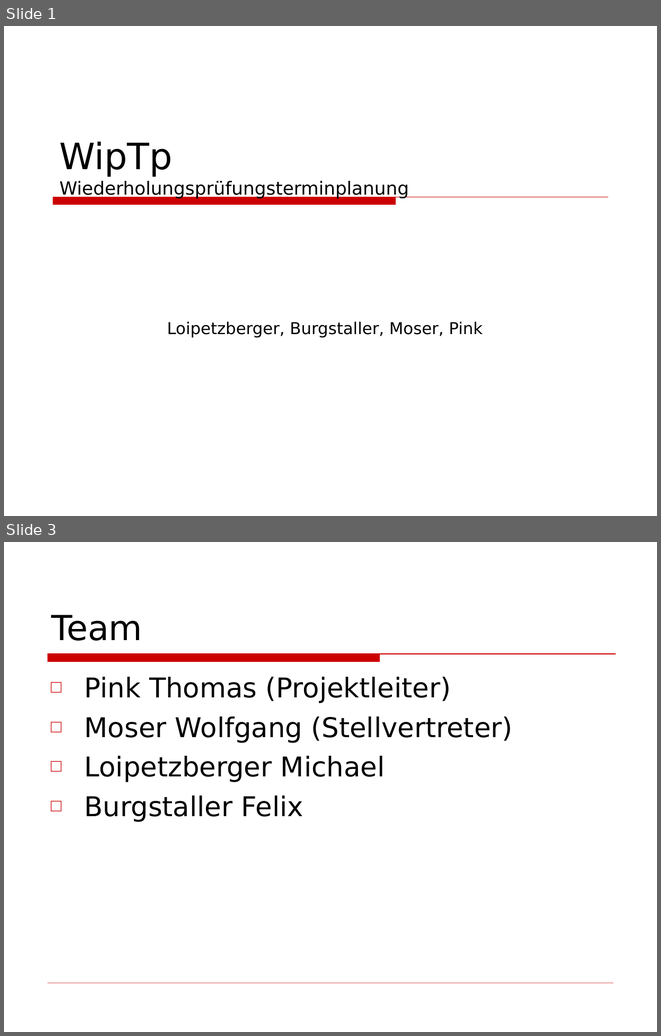
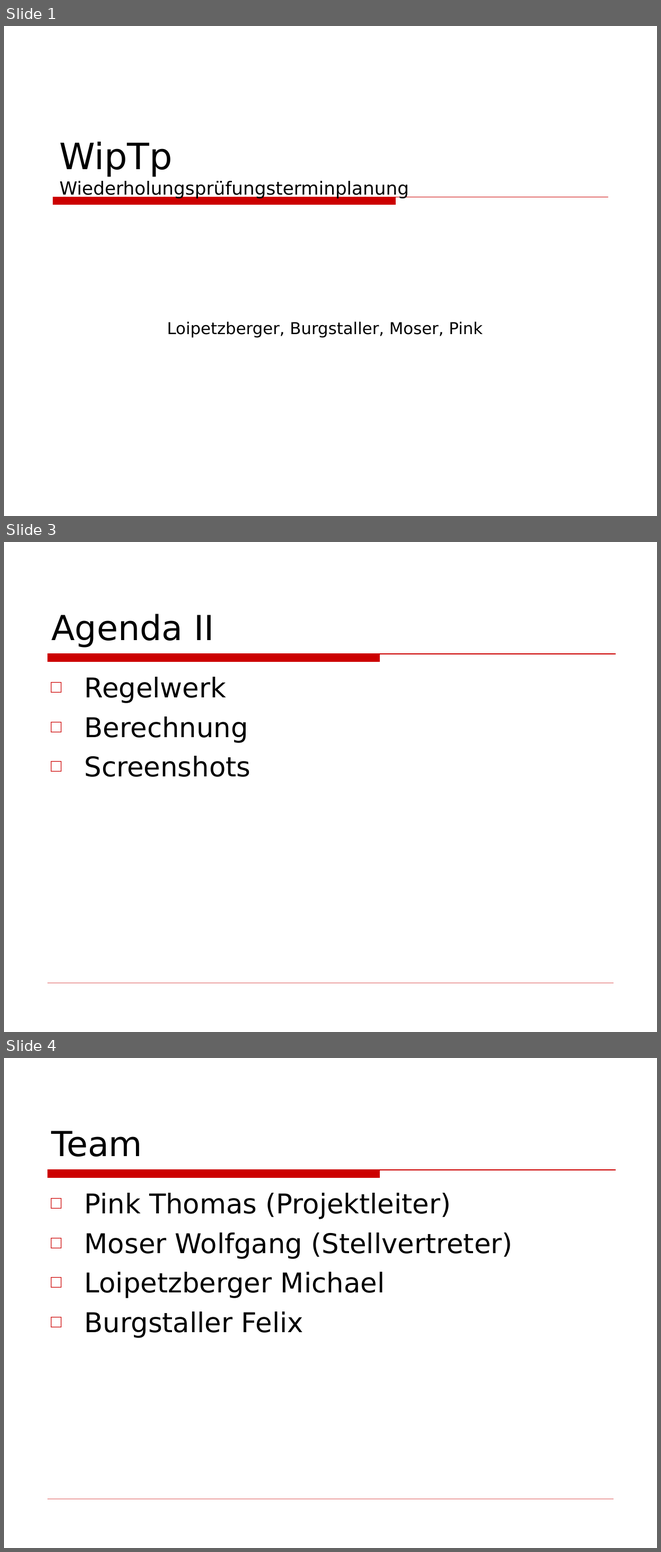
Before and after one commit to BackupTheBerlios/wiptp-svn, a slide deck: docs/Präsentation.ppt. Shown one above the other, each under a label of ours: slides 1 and 3 before the commit, slides 1, 3 and 4 after it; the slides between them are not shown. The pictures are 661x1036 and 661x1552 pixels, drawn with LibreOffice and Linux fonts; fonts in the diff are those of the drawing; background and template pictures are left out. Boxes give left, top, right and bottom in pixels: in the first picture for what was removed or moved away, otherwise in the second. Text is boxed around its words. In the diff, an @@ line names an element or a change of style, - is before the commit and + after.

```diff
--- a/docs/Präsentation.ppt
+++ b/docs/Präsentation.ppt
@@ slide 3 added at (4, 542, 657, 1032), background picture (left out); not listed: 2 template elements that a slide beside it also shows @@
@@ title added at (51, 614, 214, 647), 38 pt, text #000000 @@
+Agenda II
@@ text added at (85, 677, 251, 777), 30 pt, text #000000 @@
+□ Regelwerk
+□ Berechnung
+□ Screenshots
@@ what was slide 3 is now slide 4 @@
```
Also in this commit, not shown: 1 slide changed, 1 other file.
